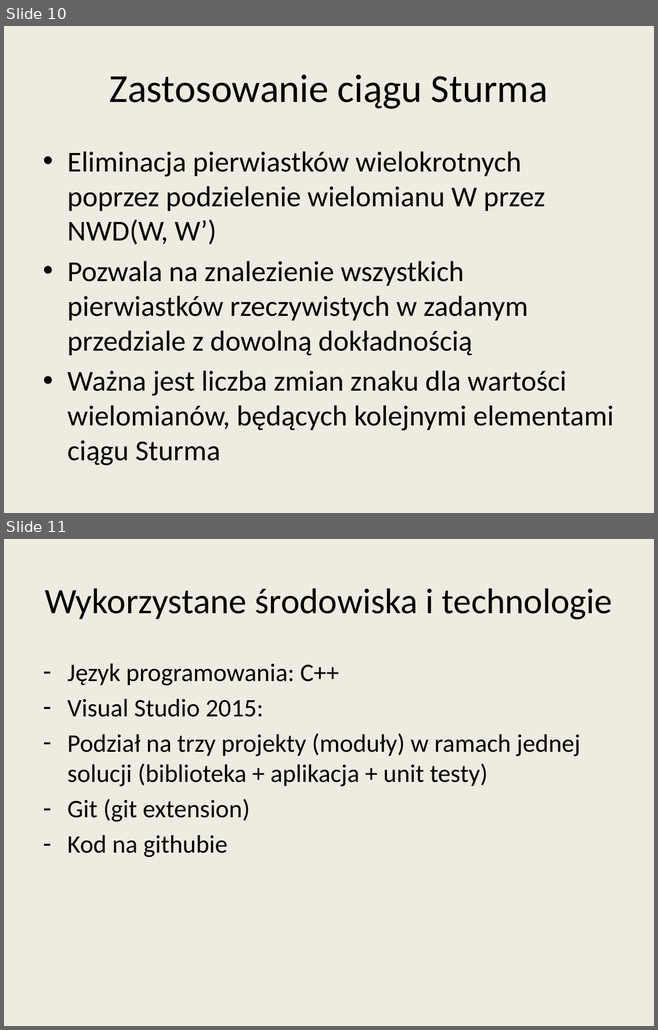
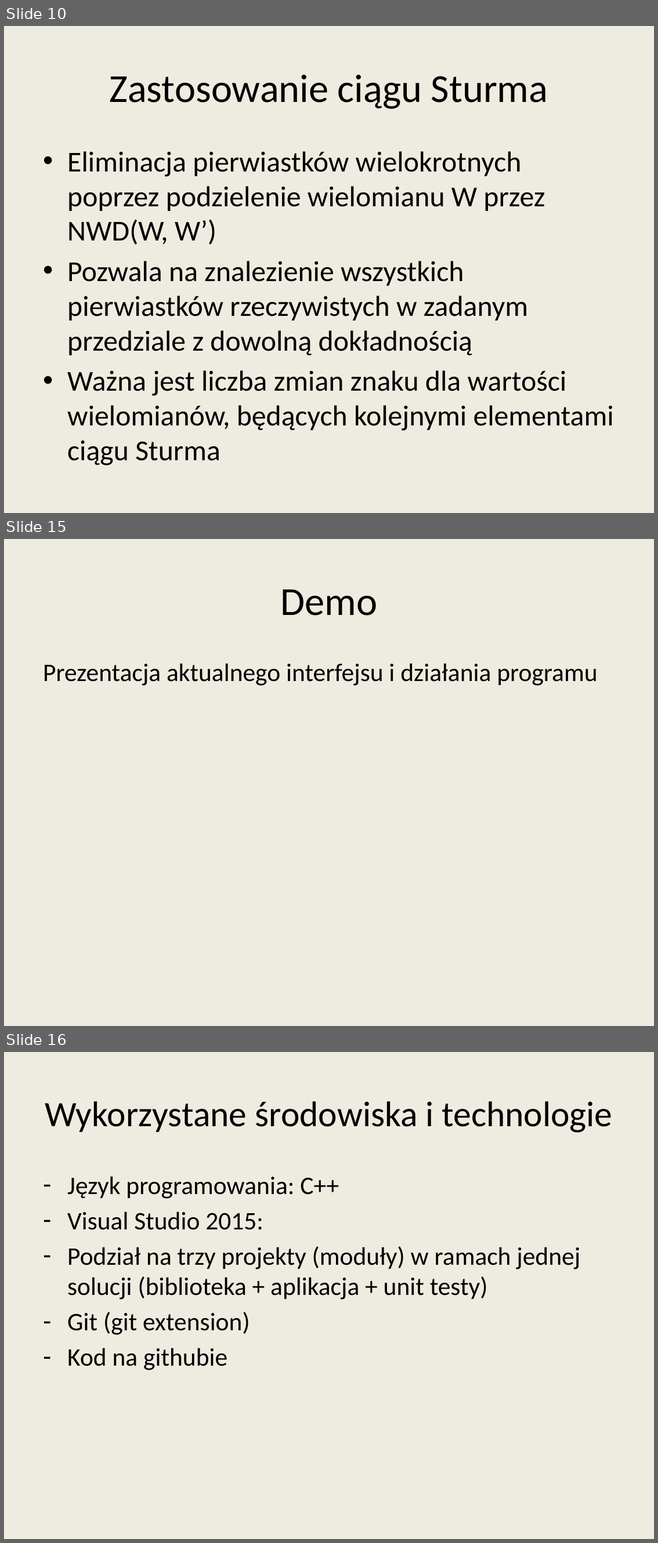
Before and after one commit to wojtekpas/PracaMagisterska, a slide deck: Praca/Seminarium/seminarium_prez2.pptx. Shown one above the other, each under a label of ours: slides 10 and 11 before the commit, slides 10, 15 and 16 after it; the slides between them are not shown. The pictures are 658x1030 and 658x1543 pixels, drawn with LibreOffice and Linux fonts; fonts in the diff are those of the drawing. Boxes give left, top, right and bottom in pixels: in the first picture for what was removed or moved away, otherwise in the second. Text is boxed around its words. In the diff, an @@ line names an element or a change of style, - is before the commit and + after.

```diff
--- a/Praca/Seminarium/seminarium_prez2.pptx
+++ b/Praca/Seminarium/seminarium_prez2.pptx
@@ slide 15 added at <box>4,539,654,1026</box>, background #EEECE1 @@
@@ title added at <box>280,589,377,616</box>, 44 pt, text #000000 @@
+Demo
@@ text added at <box>43,663,597,686</box>, 28 pt, text #000000 @@
+Prezentacja aktualnego interfejsu i działania programu
@@ what was slide 11 is now slide 16 @@
```
Also in this commit, not shown: 4 other slides added.
